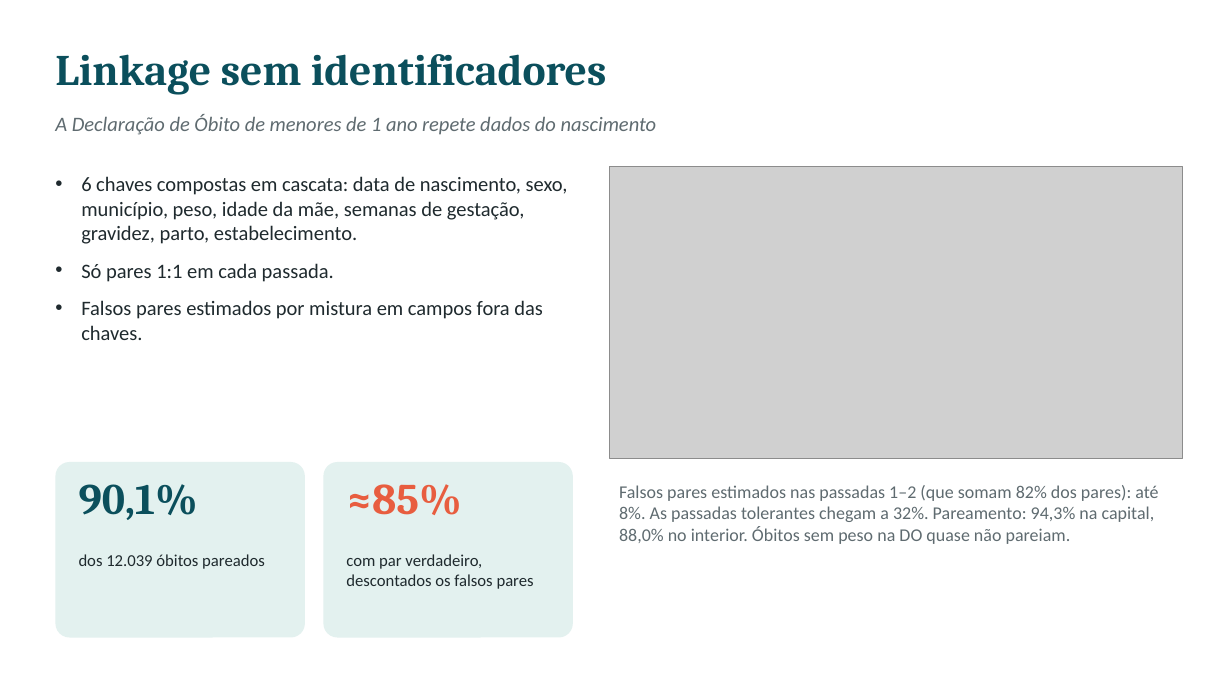
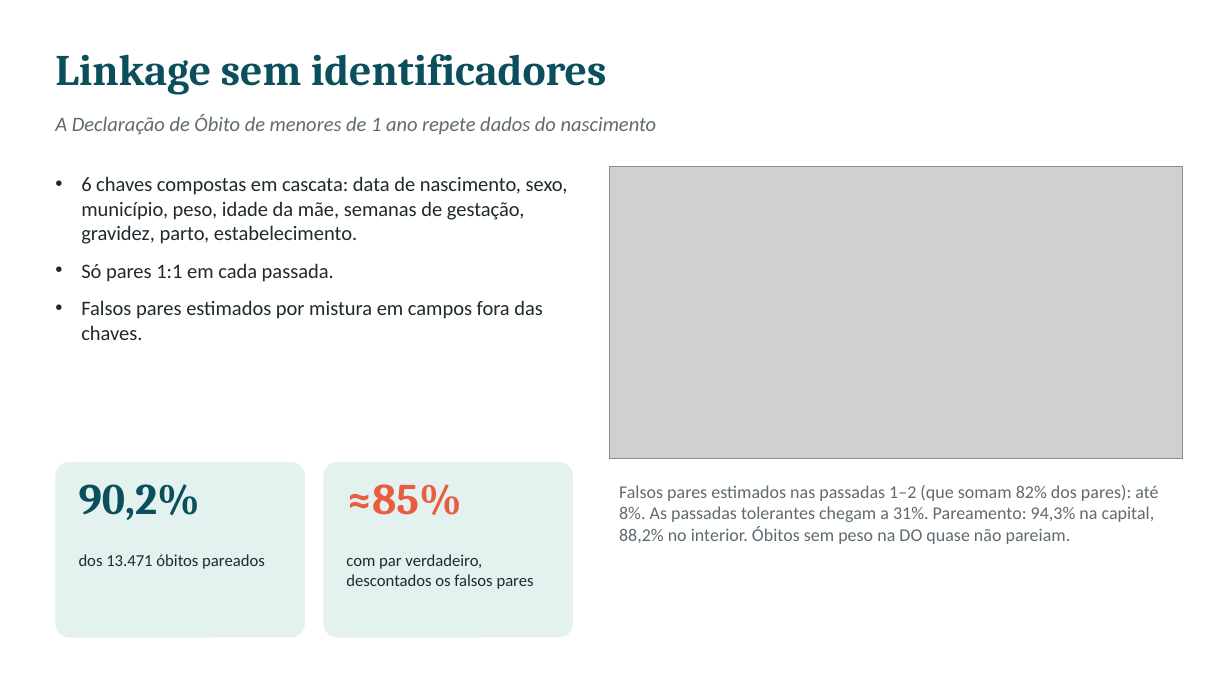
Before and after one commit to CledsonSilvaAraujo/mortalidade-neonatal-rj, a slide deck: slide 6 of slides/apresentacao.pptx. Drawn at 1232x693 pixels with LibreOffice and Linux fonts; fonts in the diff are those of the drawing; grey boxes stand for pictures. Boxes give left, top, right and bottom in pixels: in the first picture for what was removed or moved away, otherwise in the second. Text is boxed around its words. In the diff, an @@ line names an element or a change of style, - is before the commit and + after.

```diff
--- a/slides/apresentacao.pptx
+++ b/slides/apresentacao.pptx
@@ text at bbox=[79, 484, 200, 520]: text changed @@
-90,1%
+90,2%
@@ text at bbox=[619, 485, 1158, 544]: text changed @@
-Falsos pares estimados nas passadas 1–2 (que somam 82% dos pares): até 8%. As passadas tolerantes chegam a 32%. Pareamento: 94,3% na capital, 88,0% no interior. Óbitos sem peso na DO quase não pareiam.
+Falsos pares estimados nas passadas 1–2 (que somam 82% dos pares): até 8%. As passadas tolerantes chegam a 31%. Pareamento: 94,3% na capital, 88,2% no interior. Óbitos sem peso na DO quase não pareiam.
@@ text at bbox=[79, 554, 265, 569]: text changed @@
-dos 12.039 óbitos pareados
+dos 13.471 óbitos pareados
```
Also in this commit, not shown: 13 other slides changed, 49 other files.
